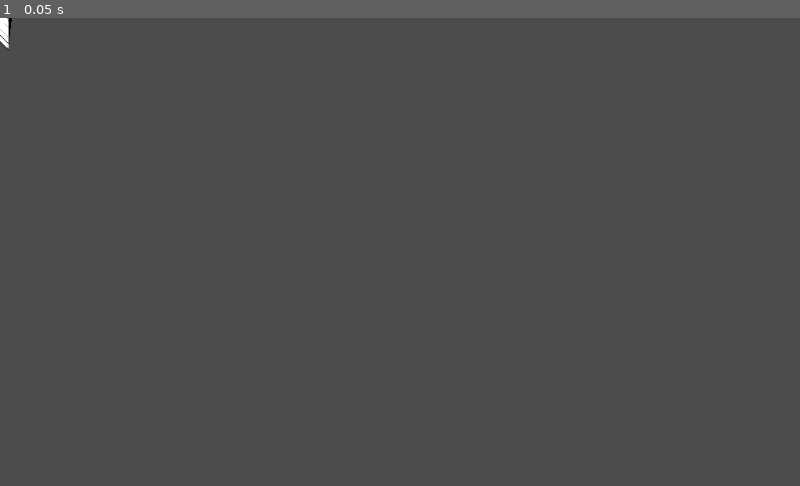
Above: before the commit, frame 1.
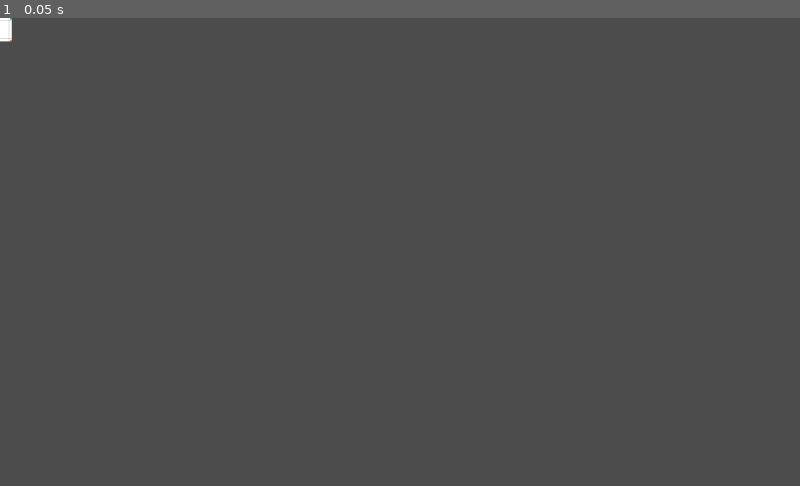
Above: after the commit, the same moment.

Repository: ledadu/gdttest
Game: Godot game, scene res://test-shader.tscn
The game is run twice, just before and just after one commit, with the same random seed, the same clock (stepped at 60 frames per second) and the same inputs. The engine's default icon, where the game draws it, is replaced by a stand-in: a white triangle on a blue panel in a dark square.
Inputs:
- Up to frame 1 (0.05 s): no input

The runs differ from the first frame. In frame 1, less than 0.1% of the frame differs, in the area x 0-2%, y 0-7%.

Commit message:
text iverse bilinear paralelogram

Diff:
--- a/TubeEl.gd
+++ b/TubeEl.gd
@@ -37,6 +37,7 @@
 
 func updatePolygon():
 	var median = [Vector2(-startWidth / 2, 0), Vector2(end.x - startWidth / 2, end.y)]
+	#var median = [Vector2(0, 0), Vector2(end.x, end.y)]
 
 	var polygon = PoolVector2Array()
 	polygon.append(Vector2(median[0].x - startWidth / 2 + startWidth / 2, median[0].y))
@@ -48,9 +49,6 @@
 	polygon.append(endRotateOffset + Vector2(median[1].x + startWidth / 2, median[1].y))
 	polygon.append(-endRotateOffset + Vector2(median[1].x + startWidth / 2, median[1].y))
 
-	#polygon.append(Vector2(median[1].x + endWidth / 2 + startWidth / 2, median[1].y))
-	#polygon.append(Vector2(median[1].x - endWidth / 2 + startWidth / 2, median[1].y))
-
 	set_polygon(polygon)
 
 	var material = get_material()
@@ -59,10 +57,10 @@
 	material.set_shader_param("medianHeight", median[1].y)
 	material.set_shader_param("downOffset", end.x)
 	material.set_shader_param("downAngle", radAngle)
-	material.set_shader_param("p1", polygon[0])
-	material.set_shader_param("p2", polygon[1])
+	material.set_shader_param("p0", polygon[0])
+	material.set_shader_param("p1", polygon[1])
+	material.set_shader_param("p2", polygon[3])
 	material.set_shader_param("p3", polygon[2])
-	material.set_shader_param("p4", polygon[3])
 
 	material.set_shader_param("inputTexture", inputTexture)
 
--- a/test-shader.tscn
+++ b/test-shader.tscn
@@ -31,10 +31,10 @@
 [sub_resource type="Shader" id=3]
 code = "shader_type canvas_item;
 
+uniform vec2 p0;
 uniform vec2 p1;
 uniform vec2 p2;
 uniform vec2 p3;
-uniform vec2 p4;
 
 uniform sampler2D inputTexture;
 
@@ -44,43 +44,55 @@
 	vert = VERTEX;
 }
 
+float Wedge2D(vec2 v, vec2 w) {
+	return v.x*w.y - v.y*w.x;
+}
 
 void fragment() {
-	float width1 = p2.x - p1.x;
-	float width2 = p3.x - p4.x;
-	float height1 = p4.y - p1.y;
-	float height2 = p3.y - p2.y;
+
+	vec2 q = vert - p0;
+	vec2 b1 = p1 - p0;
+	vec2 b2 = p2 - p0;
+	vec2 b3 = p0 - p1 - p2 + p3;
+
+	// Set up quadratic formula
+	float A = Wedge2D(b2, b3);
+	float B = Wedge2D(b3, q) - Wedge2D(b1, b2);
+	float C = Wedge2D(b1, q);
+
+	// Solve for v
+	vec2 uv;
+  	if (abs(A) < 0.001) {
+    	// Linear form
+    	uv.y = -C/B;
+	} else {
+	    // Quadratic form. Take positive root for CCW winding with V-up
+	    float discrim = B * B - 4.0 * A * C;
+	    uv.y = 0.5 * (-B + sqrt(discrim)) / A;
+	}
 
 
-	float xxUp   = (vert.x - p1.x) / width1;
-	float xxDown = (vert.x  - p4.x ) / width2;
-
-	float yyLeft  = (vert.y) / height1;
-	float yyRight = (vert.y) / height2;
-
-	float xx1 = xxUp; // - ((vert.y / height1) / ((p4.x - p1.x) * 2.0));
-	float xx2 = xxDown;// - ((vert.y / height2) / (( p3.x - p2.x) * 1.0));
-
-	float yy1  = yyLeft * (width1 - vert.x) / width1;
-	float yy2  = yyRight * (width2 - vert.x) / width2;
+	// Solve for u, using largest-magnitude component
+  	vec2 denom = b1 + uv.y * b3;
+  	if (abs(denom.x) > abs(denom.y))
+    	uv.x = (q.x - b2.x * uv.y) / denom.x;
+  	else
+    	uv.x = (q.y - b2.y * uv.y) / denom.y;
 
 
-	float xx = (xx2) / 1.0;
+    vec4 col = vec4(0.0, uv.y, 0.0, 1.0);
+	COLOR = col;
+	COLOR = texture(inputTexture, vec2(uv.x, uv.y));
 
-	float yy = yy1;
-
-    vec4 col = vec4(xx, 0.0, 0.0, 1.0);
-	COLOR = col;
-	COLOR = texture(inputTexture, vec2(xx, UV.y));
 
 }"
 
 [sub_resource type="ShaderMaterial" id=4]
 shader = SubResource( 3 )
-shader_param/p1 = Vector2( -15, 0 )
-shader_param/p2 = Vector2( 15, 0 )
-shader_param/p3 = Vector2( 10.6066, 40.6066 )
-shader_param/p4 = Vector2( -10.6066, 19.3934 )
+shader_param/p0 = Vector2( -15, 0 )
+shader_param/p1 = Vector2( 15, 0 )
+shader_param/p2 = Vector2( -15, 30 )
+shader_param/p3 = Vector2( 15, 30 )
 shader_param/inputTexture = ExtResource( 3 )
 
 [node name="Root" type="Node2D"]
@@ -124,11 +136,10 @@
 [node name="TubeEl" type="Polygon2D" parent="."]
 material = SubResource( 4 )
 texture = ExtResource( 3 )
-polygon = PoolVector2Array( -15, 0, 15, 0, 10.6066, 40.6066, -10.6066, 19.3934 )
+polygon = PoolVector2Array( -15, 0, 15, 0, 15, 30, -15, 30 )
 uv = PoolVector2Array( 0, 0, 580, 0, 580, 580, 0, 580 )
 script = ExtResource( 4 )
 end = Vector2( 0, 30 )
 startWidth = 30
 endWidth = 30
-endAngle = 45
 inputTexture = ExtResource( 3 )
